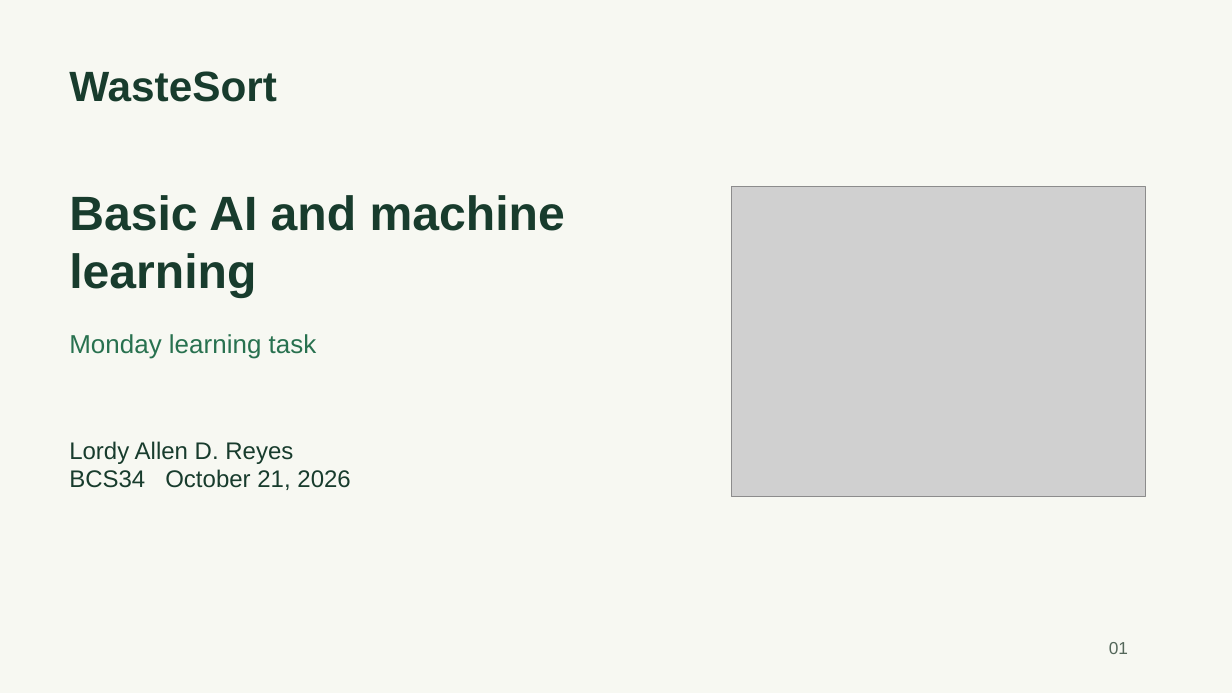
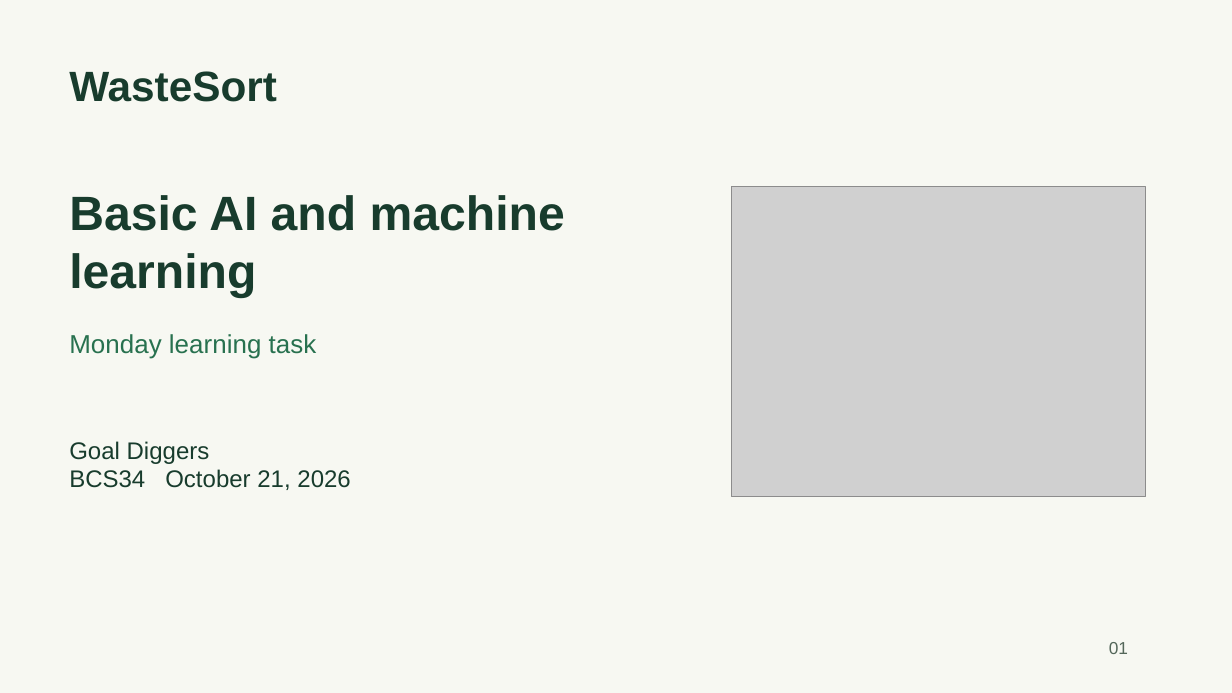
Before and after one commit to haerinfan/wastesort, a slide deck: slide 1 of presentation/WasteSort_Monday_Concepts.pptx. Drawn at 1232x693 pixels with LibreOffice and Linux fonts; fonts in the diff are those of the drawing; grey boxes stand for pictures. Boxes give left, top, right and bottom in pixels: in the first picture for what was removed or moved away, otherwise in the second. Text is boxed around its words. In the diff, an @@ line names an element or a change of style, - is before the commit and + after.

Commit message:
Credit Goal Diggers and add Tuesday inventory with portable manifest preservation

```diff
--- a/presentation/WasteSort_Monday_Concepts.pptx
+++ b/presentation/WasteSort_Monday_Concepts.pptx
@@ text at box(69, 441, 210, 464): text changed @@
-Lordy Allen D. Reyes
+Goal Diggers
```
Also in this commit, not shown: 11 other files.
